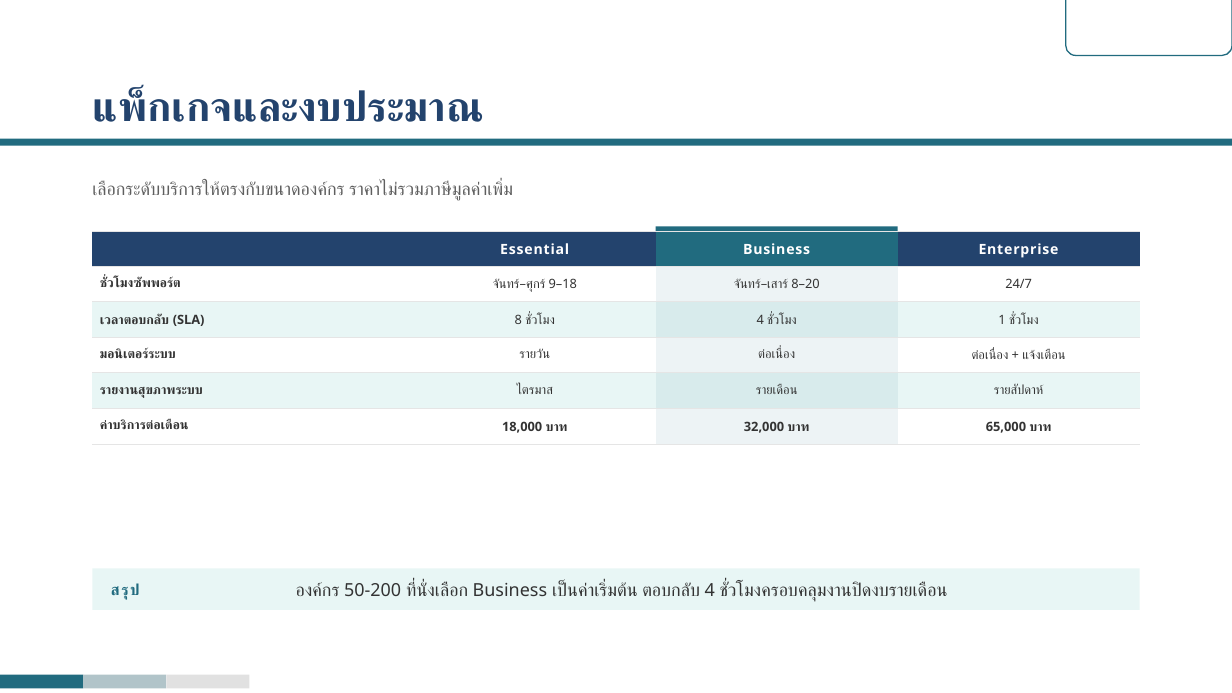
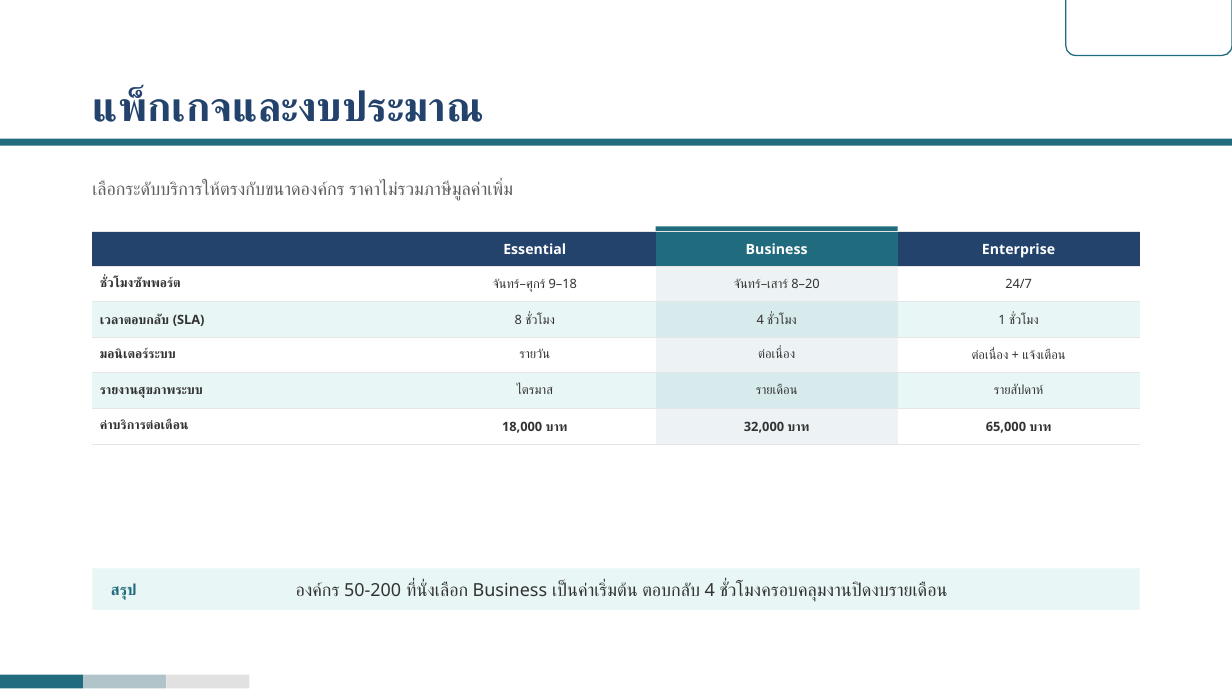
Before and after one commit to rofthanakrit-maker/nct-design-system, a slide deck: slide 20 of NCT-Slide-Template-Corp-Demo.pptx. Drawn at 1232x693 pixels with LibreOffice and Linux fonts; fonts in the diff are those of the drawing; background and template pictures are left out. Boxes give left, top, right and bottom in pixels: in the first picture for what was removed or moved away, otherwise in the second. Text is boxed around its words. In the diff, an @@ line names an element or a change of style, - is before the commit and + after.

```diff
--- a/NCT-Slide-Template-Corp-Demo.pptx
+++ b/NCT-Slide-Template-Corp-Demo.pptx
@@ table at bbox=[92, 231, 1141, 445] @@
@@ letter spacing 0.6 to 0 pt in "Essential", "Business", "Enterprise" @@
@@ text "สรุป" at bbox=[111, 583, 137, 599]: letter spacing 1.2 to 0 pt @@
```
Also in this commit, not shown: 18 other slides changed, 48 other files.
